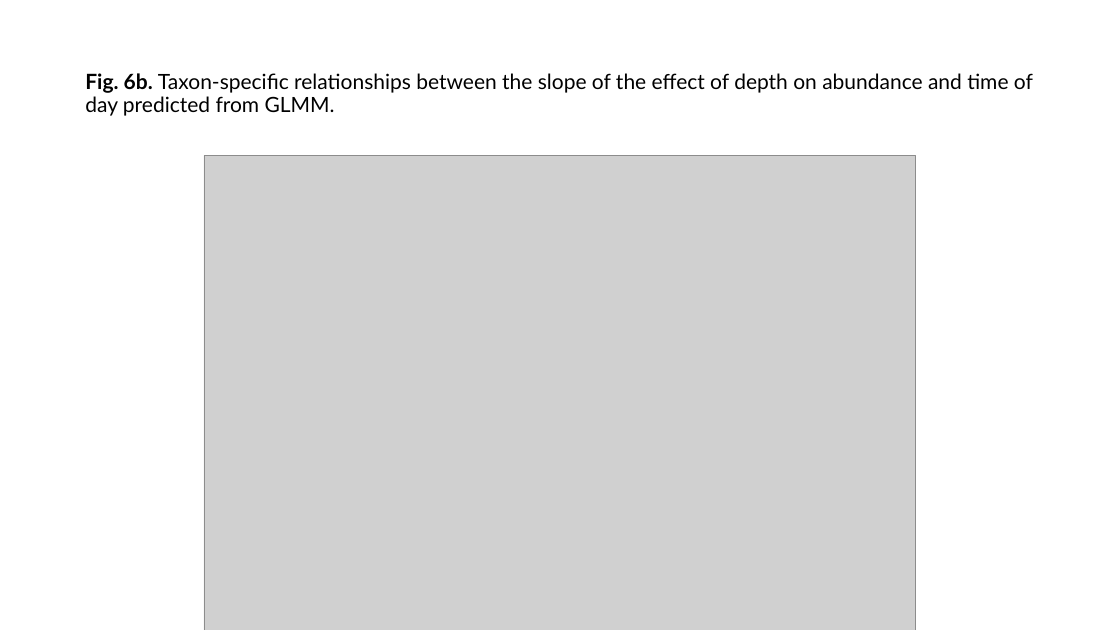
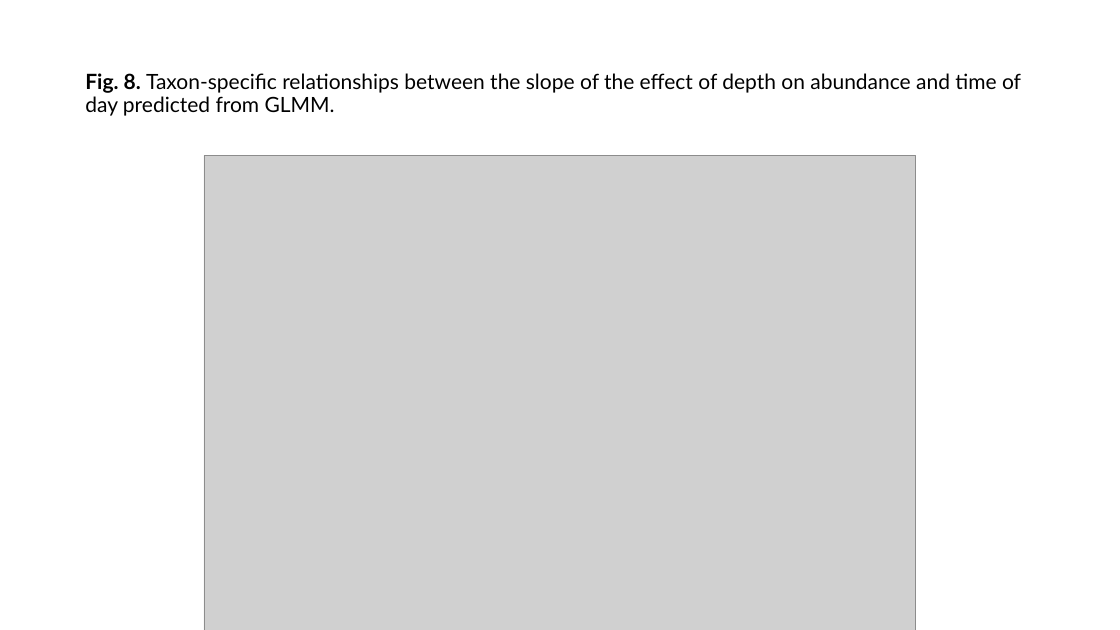
Before and after one commit to LukeABobay/larval-fish-community-analysis, a slide deck: slide 13 of Figures and tables final data set.pptx (slide 12 before the commit). Drawn at 1120x630 pixels with LibreOffice and Linux fonts; fonts in the diff are those of the drawing; grey boxes stand for pictures. Boxes give left, top, right and bottom in pixels: in the first picture for what was removed or moved away, otherwise in the second. Text is boxed around its words. In the diff, an @@ line names an element or a change of style, - is before the commit and + after.

Commit message:
Add GLMM results to manuscript

```diff
--- a/Figures and tables final data set.pptx
+++ b/Figures and tables final data set.pptx
@@ title at (85,73,1021,116): text changed @@
-Fig. 6b. Taxon-specific relationships between the slope of the effect of depth on abundance and time of day predicted from GLMM.
+Fig. 8. Taxon-specific relationships between the slope of the effect of depth on abundance and time of day predicted from GLMM.
```
Also in this commit, not shown: 2 other slides changed, 7 other files.
